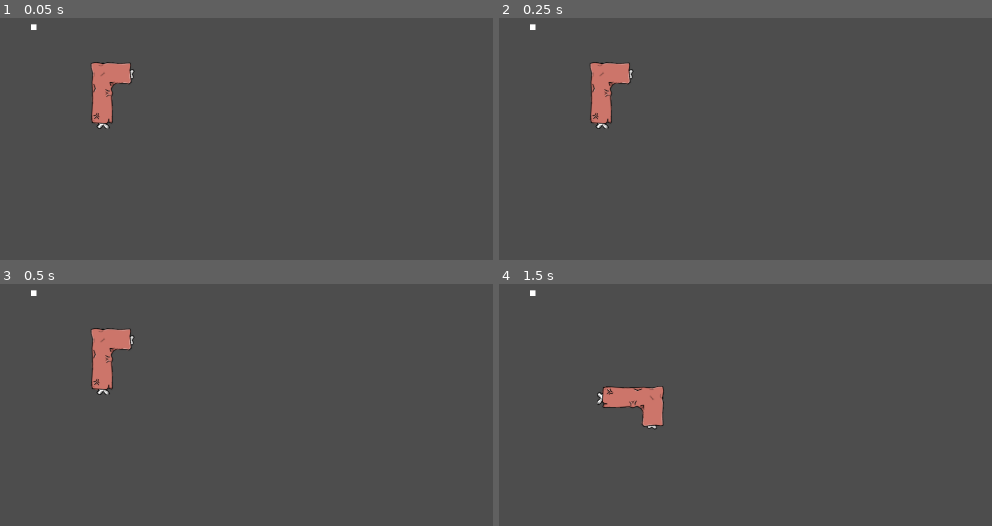
Above: before the commit, frames 1-4 (two rows, left to right).
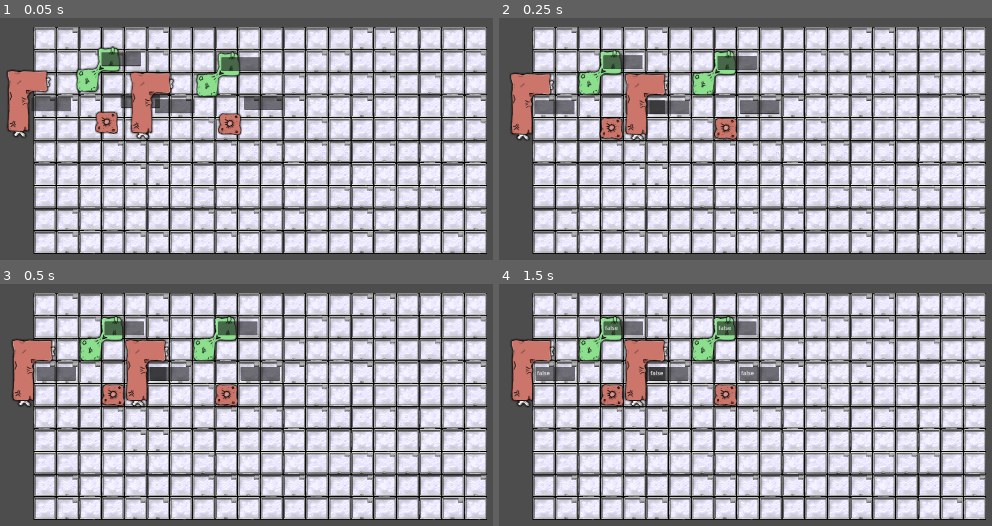
Above: after the commit, the same moments.

Repository: cliftonpatty/pelagi
Game: Godot game, scene res://scenes/world/sorting/sorting.tscn
Same seed, same stepped clock (60 frames per second), same inputs: the game is played once before the commit and once after it. This scene is started directly instead of the project's main scene.
Inputs (mouse positions are in pixels of both pictures, inside the frame that each line leads up to):
- Up to frame 1 (0.05 s): no input
- Up to frame 2 (0.25 s): no input
- Up to frame 3 (0.5 s): no input
- Up to frame 4 (1.5 s): move the mouse to (602, 383) at 0.52 s; press the mouse at (602, 383) at 0.53 s; hold D (RightMove) 0.53-1.28 s; tap R (RotateTetro) at 0.8, 1.35 s; tap Enter at 1.25 s; move the mouse to (646, 460) at 1.27 s; release the mouse at (646, 460) at 1.28 s; hold A (LeftMove) from 1.28 s (still down)

The runs differ from the first frame. In frame 1, 82% of the frame differs, in the area x 1-99%, y 2-98%; in frame 2, 82%; in frame 3, 82%; in frame 4, 82%.

Commit message:
the grid is a mess

Diff:
--- /dev/null
+++ b/assets/shaders/aura.gdshader
@@ -0,0 +1,35 @@
+shader_type canvas_item;
+render_mode blend_premul_alpha;
+
+// This shader only works properly with premultiplied alpha blend mode.
+uniform float aura_width = 2.0;
+uniform vec4 aura_color: source_color;
+
+void fragment() {
+	vec4 col = texture(TEXTURE, UV);
+	vec2 ps = TEXTURE_PIXEL_SIZE;
+	float a;
+	float maxa = col.a;
+	float mina = col.a;
+
+	a = texture(TEXTURE, UV + vec2(0.0, -aura_width) * ps).a;
+	maxa = max(a, maxa);
+	mina = min(a, mina);
+
+	a = texture(TEXTURE, UV + vec2(0.0, aura_width) * ps).a;
+	maxa = max(a, maxa);
+	mina = min(a, mina);
+
+	a = texture(TEXTURE, UV + vec2(-aura_width, 0.0) * ps).a;
+	maxa = max(a, maxa);
+	mina = min(a, mina);
+
+	a = texture(TEXTURE, UV + vec2(aura_width, 0.0) * ps).a;
+	maxa = max(a, maxa);
+	mina = min(a, mina);
+
+	col.rgb *= col.a;
+
+	COLOR = col;
+	COLOR.rgb += aura_color.rgb * (maxa - mina);
+}
--- /dev/null
+++ b/assets/shaders/blur.gdshader
@@ -0,0 +1,17 @@
+shader_type canvas_item;
+render_mode blend_mix;
+
+uniform float radius = 4.0;
+
+void fragment() {
+	vec4 col = texture(TEXTURE, UV);
+	vec2 ps = TEXTURE_PIXEL_SIZE;
+
+	col += texture(TEXTURE, UV + vec2(0.0, -radius) * ps);
+	col += texture(TEXTURE, UV + vec2(0.0, radius) * ps);
+	col += texture(TEXTURE, UV + vec2(-radius, 0.0) * ps);
+	col += texture(TEXTURE, UV + vec2(radius, 0.0) * ps);
+	col /= 5.0;
+
+	COLOR = col;
+}
--- /dev/null
+++ b/assets/shaders/dissintegrate.gdshader
@@ -0,0 +1,14 @@
+shader_type canvas_item;
+render_mode blend_mix;
+
+uniform float amount = 20.0;
+
+void fragment() {
+	vec2 uv = UV * 0.05;
+	float a = fract(sin(dot(UV, vec2(12.9898, 78.233))) * 438.5453);
+	vec4 col = texture(TEXTURE, UV);
+
+	col.a *= pow(a, amount);
+
+	COLOR = col;
+}
--- /dev/null
+++ b/assets/shaders/dropshadow.gdshader
@@ -0,0 +1,24 @@
+shader_type canvas_item;
+render_mode blend_mix;
+
+uniform float radius = 5.0;
+uniform vec4 modulate: source_color;
+
+void fragment() {
+	vec2 ps = TEXTURE_PIXEL_SIZE;
+
+	vec4 shadow = texture(TEXTURE, UV + vec2(-radius, -radius) * ps);
+
+	shadow += texture(TEXTURE, UV + vec2(-radius, 0.0) * ps);
+	shadow += texture(TEXTURE, UV + vec2(-radius, radius) * ps);
+	shadow += texture(TEXTURE, UV + vec2(0.0, -radius) * ps);
+	shadow += texture(TEXTURE, UV + vec2(0.0, radius) * ps);
+	shadow += texture(TEXTURE, UV + vec2(radius, -radius) * ps);
+	shadow += texture(TEXTURE, UV + vec2(radius, 0.0) * ps);
+	shadow += texture(TEXTURE, UV + vec2(radius, radius) * ps);
+	shadow /= 8.0;
+	shadow *= modulate;
+
+	vec4 col = texture(TEXTURE, UV);
+	COLOR = mix(shadow, col, col.a);
+}
--- /dev/null
+++ b/assets/shaders/fatty.gdshader
@@ -0,0 +1,17 @@
+shader_type canvas_item;
+
+render_mode blend_mix;
+uniform float fattyness = 2.0;
+
+void fragment() {
+	vec2 ruv = UV - vec2(0.5, 0.5);
+	vec2 dir = normalize(ruv);
+	float len = length(ruv);
+
+	len = pow(len * 2.0, fattyness) * 0.5;
+	ruv = len * dir;
+
+	vec4 col = texture(TEXTURE, ruv + vec2(0.5, 0.5));
+
+	COLOR = col;
+}
--- /dev/null
+++ b/assets/shaders/glow.gdshader
@@ -0,0 +1,37 @@
+shader_type canvas_item;
+render_mode blend_premul_alpha;
+
+uniform float radius = 5.0;
+uniform float amount = 0.25;
+
+void fragment() {
+	float r = radius;
+	vec2 ps = TEXTURE_PIXEL_SIZE;
+	vec4 col = texture(TEXTURE, UV);
+	vec4 glow = col;
+
+	glow += texture(TEXTURE, UV + vec2(-r, -r) * ps);
+	glow += texture(TEXTURE, UV + vec2(-r, 0.0) * ps);
+	glow += texture(TEXTURE, UV + vec2(-r, r) * ps);
+	glow += texture(TEXTURE, UV + vec2(0.0, -r) * ps);
+	glow += texture(TEXTURE, UV + vec2(0.0, r) * ps);
+	glow += texture(TEXTURE, UV + vec2(r, -r) * ps);
+	glow += texture(TEXTURE, UV + vec2(r, 0.0) * ps);
+	glow += texture(TEXTURE, UV + vec2(r, r) * ps);
+
+	r *= 2.0;
+	glow += texture(TEXTURE, UV + vec2(-r, -r) * ps);
+	glow += texture(TEXTURE, UV + vec2(-r, 0.0) * ps);
+	glow += texture(TEXTURE, UV + vec2(-r, r) * ps);
+	glow += texture(TEXTURE, UV + vec2(0.0, -r) * ps);
+	glow += texture(TEXTURE, UV + vec2(0.0, r) * ps);
+	glow += texture(TEXTURE, UV + vec2(r, -r) * ps);
+	glow += texture(TEXTURE, UV + vec2(r, 0.0) * ps);
+	glow += texture(TEXTURE, UV + vec2(r, r) * ps);
+
+	glow /= 17.0;
+	glow *= amount;
+	col.rgb *= col.a;
+
+	COLOR = glow + col;
+}
--- /dev/null
+++ b/assets/shaders/offsetshadow.gdshader
@@ -0,0 +1,14 @@
+shader_type canvas_item;
+render_mode blend_mix;
+
+uniform vec2 offset = vec2(8.0, 8.0);
+uniform vec4 modulate : source_color;
+
+void fragment() {
+	vec2 ps = TEXTURE_PIXEL_SIZE;
+
+	vec4 shadow = vec4(modulate.rgb, texture(TEXTURE, UV - offset * ps).a * modulate.a);
+	vec4 col = texture(TEXTURE, UV);
+
+	COLOR = mix(shadow, col, col.a);
+}
--- /dev/null
+++ b/assets/shaders/outline.gdshader
@@ -0,0 +1,35 @@
+shader_type canvas_item;
+render_mode unshaded;
+
+uniform bool Smooth = true;
+uniform float width : hint_range(0.0, 64) = 1.0;
+uniform vec4 outline_color = vec4(0.0, 0.0, 0.0, 1.0);
+uniform int pixel_size : hint_range(1, 10) = 4;
+uniform float width_speed :hint_range(0.1, 10) = 1;
+
+void fragment()
+{
+    float _width = width + ((sin(TIME*width_speed) + 1.0) -2.0) * 10.0;
+    vec2 unit = (1.0/float(pixel_size) ) / vec2(textureSize(TEXTURE, 0));
+    vec4 pixel_color = texture(TEXTURE, UV);
+    if (pixel_color.a == 0.0) {
+        pixel_color = outline_color;
+        pixel_color.a = 0.0;
+        for (float x = -ceil(_width); x <= ceil(_width); x++) {
+            for (float y = -ceil(_width); y <= ceil(_width); y++) {
+                if (texture(TEXTURE, UV + vec2(x*unit.x, y*unit.y)).a == 0.0 || (x==0.0 && y==0.0)) {
+                    continue;
+                }
+                if (Smooth) {
+                    pixel_color.a += outline_color.a / (pow(x,2)+pow(y,2)) * (1.0-pow(2.0, -_width));
+                    if (pixel_color.a > 1.0) {
+                        pixel_color.a = 1.0;
+                    }
+                } else {
+                    pixel_color.a = outline_color.a;
+                }
+            }
+        }
+    }
+    COLOR = pixel_color;
+}
--- /dev/null
+++ b/assets/shaders/outline_better.gdshader
@@ -0,0 +1,30 @@
+shader_type canvas_item;
+
+uniform float outline_width = 2.0;
+uniform vec4 outline_color: source_color;
+
+void fragment() {
+	vec4 col = texture(TEXTURE, UV);
+	vec2 ps = TEXTURE_PIXEL_SIZE;
+	float a;
+	float maxa = col.a;
+	float mina = col.a;
+
+	a = texture(TEXTURE, UV + vec2(0.0, -outline_width) * ps).a;
+	maxa = max(a, maxa);
+	mina = min(a, mina);
+
+	a = texture(TEXTURE, UV + vec2(0.0, outline_width) * ps).a;
+	maxa = max(a, maxa);
+	mina = min(a, mina);
+
+	a = texture(TEXTURE, UV + vec2(-outline_width, 0.0) * ps).a;
+	maxa = max(a, maxa);
+	mina = min(a, mina);
+
+	a = texture(TEXTURE, UV + vec2(outline_width, 0.0) * ps).a;
+	maxa = max(a, maxa);
+	mina = min(a, mina);
+
+	COLOR = mix(col, outline_color, maxa - mina);
+}
--- /dev/null
+++ b/assets/shaders/silouette.gdshader
@@ -0,0 +1,8 @@
+shader_type canvas_item;
+
+render_mode blend_mix;
+uniform vec4 modulate: source_color;
+
+void fragment() {
+	COLOR = vec4(modulate.rgb, texture(TEXTURE, UV).a * modulate.a);
+}
--- a/project.godot
+++ b/project.godot
@@ -41,6 +41,7 @@
 
 Globals="*res://scripts/globals/globals.gd"
 FishList="*res://scripts/globals/fish_list.gd"
+SortingGlobals="*res://scripts/globals/sorting_globals/sorting_globals.gd"
 
 [debug]
 
--- /dev/null
+++ b/scenes/meat/tetro/button_square.tscn
@@ -0,0 +1,14 @@
+[gd_scene load_steps=3 format=3 uid="uid://bnrjh1t3u0cvc"]
+
+[ext_resource type="PackedScene" uid="uid://ck3uce8y4y681" path="res://scenes/meat/tetro_base.tscn" id="1_t5yr3"]
+[ext_resource type="Texture2D" uid="uid://cy33cdktirnct" path="res://assets/images/meat/tetro/button.png" id="2_tfsjh"]
+
+[node name="ButtonSquare" instance=ExtResource("1_t5yr3")]
+gridCoverage = 1
+
+[node name="Sprite2D" parent="." index="0"]
+position = Vector2(0, 0)
+texture = ExtResource("2_tfsjh")
+
+[node name="CollisionPolygon2D" parent="." index="1"]
+polygon = PackedVector2Array(-48, 72, 0, 72, 0, 24, -48, 24)
--- /dev/null
+++ b/scenes/meat/tetro/diag_two.tscn
@@ -0,0 +1,15 @@
+[gd_scene load_steps=3 format=3 uid="uid://cdw7a7i8b2ps6"]
+
+[ext_resource type="PackedScene" uid="uid://ck3uce8y4y681" path="res://scenes/meat/tetro_base.tscn" id="1_m182n"]
+[ext_resource type="Texture2D" uid="uid://csks5h8kigptp" path="res://assets/images/meat/tetro/half_.png" id="2_tn52q"]
+
+[node name="DiagTwo" instance=ExtResource("1_m182n")]
+gridCoverage = 2
+
+[node name="Sprite2D" parent="." index="0"]
+position = Vector2(30.3185, -29.7868)
+scale = Vector2(0.326747, 0.355985)
+texture = ExtResource("2_tn52q")
+
+[node name="CollisionPolygon2D" parent="." index="1"]
+polygon = PackedVector2Array(8, 16, -40, 24, -40, 64, 0, 64, 8, 24, 56, 8, 56, -32, 24, -32)
--- /dev/null
+++ b/scenes/meat/tetro/knight.tscn
@@ -0,0 +1,9 @@
+[gd_scene load_steps=2 format=3 uid="uid://bkt0btbnab3bs"]
+
+[ext_resource type="PackedScene" uid="uid://ck3uce8y4y681" path="res://scenes/meat/tetro_base.tscn" id="1_el0s4"]
+
+[node name="Knight" instance=ExtResource("1_el0s4")]
+gridCoverage = 4
+
+[node name="CollisionPolygon2D" parent="." index="1"]
+polygon = PackedVector2Array(-48, -104, -48, -48, -48, 72, 0, 72, 0, -56, 64, -56, 64, -104)
--- /dev/null
+++ b/scenes/meat/tetro_base.gd
@@ -0,0 +1,95 @@
+extends Area2D
+
+#Should probably be automated - let the script know how many blocks this should cover
+@export var gridCoverage : int
+
+#Onreadys-----------------------------------------------------------------------
+@onready var sprite : Sprite2D = $Sprite2D
+@onready var spriteMat : ShaderMaterial = $Sprite2D.material
+@onready var spriteTween : Tween
+@onready var gridSize : int = SortingGlobals.gridSize
+
+#Carry and Move-----------------------------------------------------------------
+var mouseOver = false
+var held = false
+var dropping = false
+var pickupPoint : Vector2 = Vector2.ZERO
+var dropTarget : Vector2
+var areasBelow : Array[Area2D] #How many grid blocks am I over?
+var tetrosBelow : Array[Area2D] #Am I touching another tetro?
+var originalLocation : Vector2
+
+#Make the sprite larger when grabbed with this, temp fix to be replaced with tweening
+var spriteScale : Vector2
+var originalScale : Vector2
+
+
+func _ready() -> void:
+	dropTarget = global_position
+	originalLocation = global_position
+	spriteScale = sprite.scale
+	originalScale = sprite.scale
+	pass
+
+
+func _physics_process(delta: float) -> void:
+	#print(areasBelow)
+	sprite.scale = lerp(sprite.scale, spriteScale, 10 * delta)
+	if held:
+		dropTarget = get_global_mouse_position() + pickupPoint
+	else:
+		if len(tetrosBelow):
+			scoot_me()
+		else:
+			dropping = false
+	global_position = lerp(global_position, snapped(dropTarget, Vector2(gridSize, gridSize)), 10 * delta )
+
+
+func _on_mouse_entered() -> void:
+	mouseOver = true
+
+
+func _on_mouse_exited() -> void:
+	mouseOver = false
+
+
+func _input(event: InputEvent) -> void:
+	$TextEdit.text = str(dropping)
+	if event.is_action_pressed("MouseLeft"):
+		if mouseOver:
+			held = true
+			pickupPoint = global_position - get_global_mouse_position()
+			spriteScale *= 1.1
+
+	if event.is_action_released("MouseLeft"):
+		held = false
+		spriteScale = originalScale
+		if len(areasBelow) > gridCoverage:
+			scoot_me()
+		else:
+			dropTarget = global_position
+
+	if event.is_action_pressed("RotateTetro"):
+		if held:
+			print('spin')
+			rotation = rotation + deg_to_rad(90)
+
+
+func scoot_me():
+	dropTarget = Vector2(global_position.x,global_position.y + gridSize)
+
+
+func _on_area_entered(area: Area2D) -> void:
+	if area.is_in_group('grid'):
+		areasBelow.append(area)
+		area.covered = true
+	if area.is_in_group('tetro'):
+		tetrosBelow.append(area)
+
+func _on_area_exited(area: Area2D) -> void:
+	if area.is_in_group('grid'):
+		areasBelow.erase(area)
+		area.covered = false
+	if area.is_in_group('tetro'):
+		dropping = true
+		tetrosBelow.erase(area)
--- /dev/null
+++ b/scenes/meat/tetro_base.tscn
@@ -0,0 +1,37 @@
+[gd_scene load_steps=5 format=3 uid="uid://ck3uce8y4y681"]
+
+[ext_resource type="Script" path="res://scenes/meat/tetro_base.gd" id="1_ssfoj"]
+[ext_resource type="Shader" path="res://assets/shaders/dropshadow.gdshader" id="2_lgveq"]
+[ext_resource type="Texture2D" uid="uid://dpt8lbv61phjh" path="res://assets/images/meat/tetro/bone_l.png" id="3_1r7m4"]
+
+[sub_resource type="ShaderMaterial" id="ShaderMaterial_cl6iq"]
+shader = ExtResource("2_lgveq")
+shader_parameter/modulate = null
+shader_parameter/radius = -8.185
+
+[node name="TetroBase" type="Area2D" groups=["tetro"]]
+position = Vector2(544, 480)
+script = ExtResource("1_ssfoj")
+metadata/_edit_group_ = true
+
+[node name="Sprite2D" type="Sprite2D" parent="."]
+texture_filter = 6
+material = SubResource("ShaderMaterial_cl6iq")
+position = Vector2(16, -64)
+scale = Vector2(0.334204, 0.324873)
+texture = ExtResource("3_1r7m4")
+
+[node name="CollisionPolygon2D" type="CollisionPolygon2D" parent="."]
+position = Vector2(24, -48)
+polygon = PackedVector2Array(-40, -96, -40, -48, -40, 64, -8, 64, -8, -56, 56, -56, 56, -96)
+
+[node name="TextEdit" type="TextEdit" parent="."]
+offset_left = 40.0
+offset_top = -80.0
+offset_right = 152.0
+offset_bottom = -40.0
+
+[connection signal="area_entered" from="." to="." method="_on_area_entered"]
+[connection signal="area_exited" from="." to="." method="_on_area_exited"]
+[connection signal="mouse_entered" from="." to="." method="_on_mouse_entered"]
+[connection signal="mouse_exited" from="." to="." method="_on_mouse_exited"]
--- /dev/null
+++ b/scenes/world/sorting/grid_child.gd
@@ -0,0 +1,3 @@
+extends Node
+
+@onready var covered = false
--- a/scenes/world/sorting/grid_parent.gd
+++ b/scenes/world/sorting/grid_parent.gd
@@ -1,27 +1,42 @@
 extends Node2D
 
-var gridScale : Vector2
-@onready var parent : Node2D = get_parent()
+var gridDimensions : Vector2 = SortingGlobals.gridDimensions
+var gridSize : int = SortingGlobals.gridSize
+
+@onready var iceBox = preload("res://assets/images/world/icebox/temp_icebox_gridblock.png")
+@onready var childScript : Script = preload("res://scenes/world/sorting/grid_child.gd")
 
 # Called when the node enters the scene tree for the first time.
 func _ready() -> void:
-	gridScale = parent.gridScale
 	var xPos = 0
-	for x in gridScale.x:
-		for y in gridScale.y:
+	for x in gridDimensions.x:
+		for y in gridDimensions.y:
 			var block = new_grid_block()
-			block.global_position = Vector2(xPos,y*64)
-		xPos+=64
+			block.global_position = Vector2(xPos,y*gridSize)
+		xPos+=gridSize
+
 
 func new_grid_block():
 	var newBlock : Area2D = Area2D.new()
+	var blockSprite : Sprite2D = Sprite2D.new()
 	var blockCol: CollisionShape2D = CollisionShape2D.new()
 	var blockShape : RectangleShape2D = RectangleShape2D.new()
-	blockShape.size = Vector2(50,50)
+
+	blockSprite.set_texture(iceBox)
+	blockSprite.hframes = 3
+	blockSprite.frame = randi_range(0,2)
+	blockShape.size = Vector2(gridSize * .75,gridSize * .75)
+
 	newBlock.add_child(blockCol)
+	newBlock.add_child(blockSprite)
+
+
 	blockCol.set_shape(blockShape)
+	newBlock.add_to_group('grid')
+	newBlock.set_script(childScript)
 	call_deferred("add_child", newBlock)
 	return newBlock
+
 
 # Called every frame. 'delta' is the elapsed time since the previous frame.
 func _process(delta: float) -> void:
--- a/scenes/world/sorting/sorting.gd
+++ b/scenes/world/sorting/sorting.gd
@@ -1,11 +1,7 @@
 extends Node2D
-
-@export @onready var gridSize : int = 64
-@export @onready var gridScale : Vector2 = Vector2(20,10)
 
 # Called when the node enters the scene tree for the first time.
 func _ready() -> void:
-
 	pass # Replace with function body.
 
 
--- a/scenes/world/sorting/sorting.tscn
+++ b/scenes/world/sorting/sorting.tscn
@@ -1,13 +1,32 @@
-[gd_scene load_steps=4 format=3 uid="uid://cgdm3n6354x2o"]
+[gd_scene load_steps=6 format=3 uid="uid://cgdm3n6354x2o"]
 
 [ext_resource type="PackedScene" uid="uid://uvtvgciwio5a" path="res://scenes/world/sorting/grid_parent.tscn" id="1_l16m7"]
 [ext_resource type="Script" path="res://scenes/world/sorting/sorting.gd" id="1_wrswx"]
-[ext_resource type="PackedScene" uid="uid://bw2731umwghce" path="res://scenes/world/sorting/tetro_base.tscn" id="2_gb7cs"]
+[ext_resource type="PackedScene" uid="uid://bnrjh1t3u0cvc" path="res://scenes/meat/tetro/button_square.tscn" id="3_tfdtw"]
+[ext_resource type="PackedScene" uid="uid://cdw7a7i8b2ps6" path="res://scenes/meat/tetro/diag_two.tscn" id="4_jwum6"]
+[ext_resource type="PackedScene" uid="uid://bkt0btbnab3bs" path="res://scenes/meat/tetro/knight.tscn" id="5_ya520"]
 
 [node name="Sorting" type="Node2D"]
 script = ExtResource("1_wrswx")
 
 [node name="GridParent" parent="." instance=ExtResource("1_l16m7")]
-position = Vector2(352, 224)
+position = Vector2(384, 256)
 
-[node name="Area2D" parent="." instance=ExtResource("2_gb7cs")]
+[node name="Tetro" type="Node2D" parent="."]
+
+[node name="ButtonSquare" parent="Tetro" instance=ExtResource("3_tfdtw")]
+
+[node name="DiagTwo" parent="Tetro" instance=ExtResource("4_jwum6")]
+position = Vector2(496, 368)
+
+[node name="Knight" parent="Tetro" instance=ExtResource("5_ya520")]
+position = Vector2(296, 496)
+
+[node name="ButtonSquare2" parent="Tetro" instance=ExtResource("3_tfdtw")]
+position = Vector2(912, 488)
+
+[node name="DiagTwo2" parent="Tetro" instance=ExtResource("4_jwum6")]
+position = Vector2(848, 392)
+
+[node name="Knight2" parent="Tetro" instance=ExtResource("5_ya520")]
+position = Vector2(664, 504)
--- a/scenes/world/sorting/tetro_base.gd
+++ /dev/null
@@ -1,51 +0,0 @@
-extends Area2D
-
-@export var gridSize : int = 32
-
-var mouseOver = false
-var held = false
-var pickupPoint : Vector2
-var areasBelow : Array[Area2D]
-
-
-func _ready() -> void:
-	pass
-
-# Called every frame. 'delta' is the elapsed time since the previous frame.
-func _physics_process(delta: float) -> void:
-	print(areasBelow)
-	if held:
-		var target = get_global_mouse_position() + pickupPoint
-		if target:
-			global_position = lerp(global_position, snapped(target, Vector2(gridSize, gridSize)), 10 * delta )
-
-
-func _on_mouse_entered() -> void:
-	mouseOver = true
-
-
-func _on_mouse_exited() -> void:
-	mouseOver = false
-
-
-func _input_event(viewport: Viewport, event: InputEvent, shape_idx: int) -> void:
-	if event.is_action_pressed("MouseLeft"):
-		if mouseOver:
-			held = true
-			pickupPoint = global_position - get_global_mouse_position()
-
-func _input(event: InputEvent) -> void:
-	if event.is_action_released("MouseLeft"):
-		held = false
-	if event.is_action_pressed("RotateTetro"):
-		if held:
-			print('spin')
-			rotation = rotation + deg_to_rad(90)
-
-
-func _on_area_entered(area: Area2D) -> void:
-	areasBelow.append(area)
-
-
-func _on_area_exited(area: Area2D) -> void:
-	areasBelow.erase(area)
--- a/scenes/world/sorting/tetro_base.tscn
+++ /dev/null
@@ -1,24 +0,0 @@
-[gd_scene load_steps=3 format=3 uid="uid://bw2731umwghce"]
-
-[ext_resource type="Script" path="res://scenes/world/sorting/tetro_base.gd" id="1_ax6gp"]
-[ext_resource type="Texture2D" uid="uid://dpt8lbv61phjh" path="res://assets/images/meat/tetro/bone_l.png" id="2_nxo1x"]
-
-[node name="TetroBase" type="Area2D"]
-position = Vector2(544, 480)
-script = ExtResource("1_ax6gp")
-metadata/_edit_group_ = true
-
-[node name="CollisionPolygon2D" type="CollisionPolygon2D" parent="."]
-position = Vector2(24, -48)
-polygon = PackedVector2Array(-56, -112, -56, -80.4973, -56, 80, 8, 80, 8, -48, 72, -48, 72, -112)
-
-[node name="Sprite2D" type="Sprite2D" parent="."]
-texture_filter = 6
-position = Vector2(32, -64)
-scale = Vector2(0.334204, 0.324873)
-texture = ExtResource("2_nxo1x")
-
-[connection signal="area_entered" from="." to="." method="_on_area_entered"]
-[connection signal="area_exited" from="." to="." method="_on_area_exited"]
-[connection signal="mouse_entered" from="." to="." method="_on_mouse_entered"]
-[connection signal="mouse_exited" from="." to="." method="_on_mouse_exited"]
--- /dev/null
+++ b/scripts/globals/sorting_globals/sorting_globals.gd
@@ -0,0 +1,4 @@
+extends Node
+
+var gridSize : int = 64
+var gridDimensions : Vector2 = Vector2(20,10)
Binary file changed: assets/images/meat/tetro/bone_l.png
Binary file added: assets/images/world/icebox/temp_icebox_gridblock.png
Not shown, added: assets/images/world/icebox/temp_icebox_gridblock.png.import
Not shown: 1 places in scenes/world/fishing/world_generation/cave_walls.tscn that only renumber resources
Not shown, added: scenes/meat/tetro_base.tscn.depren
